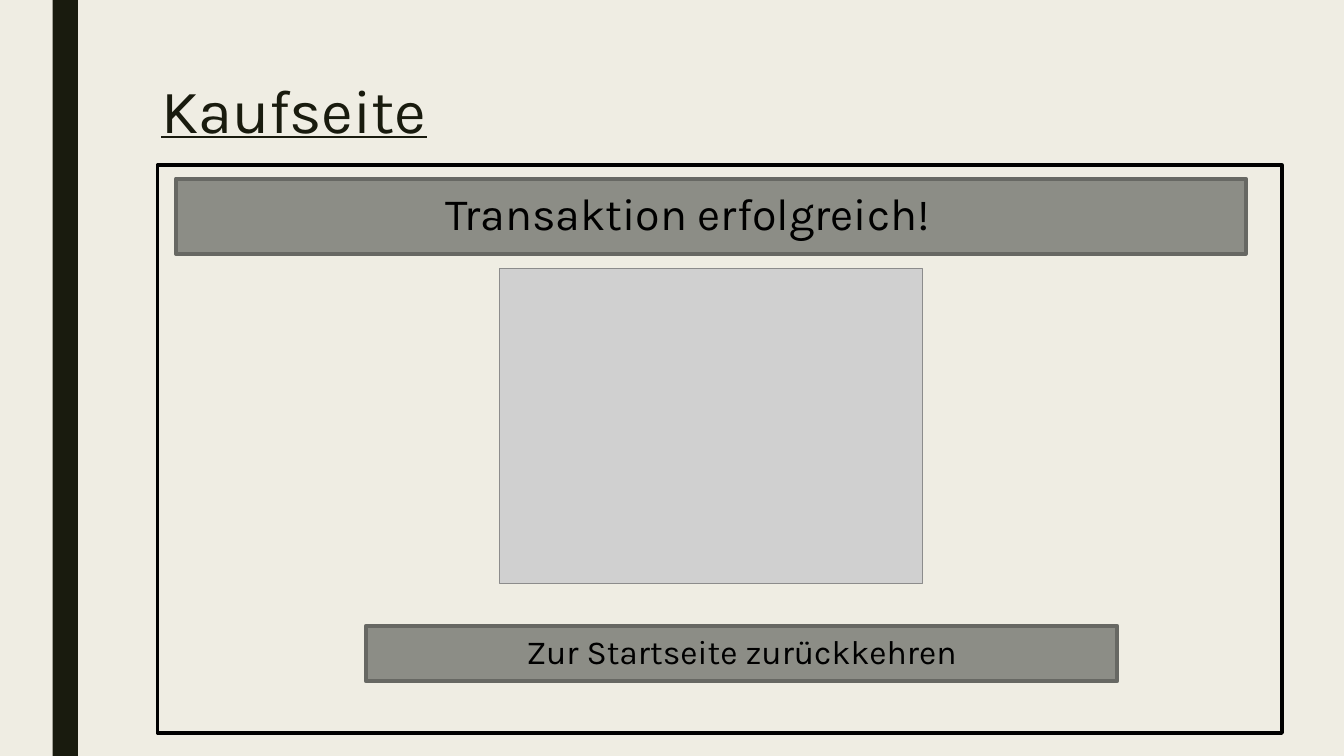
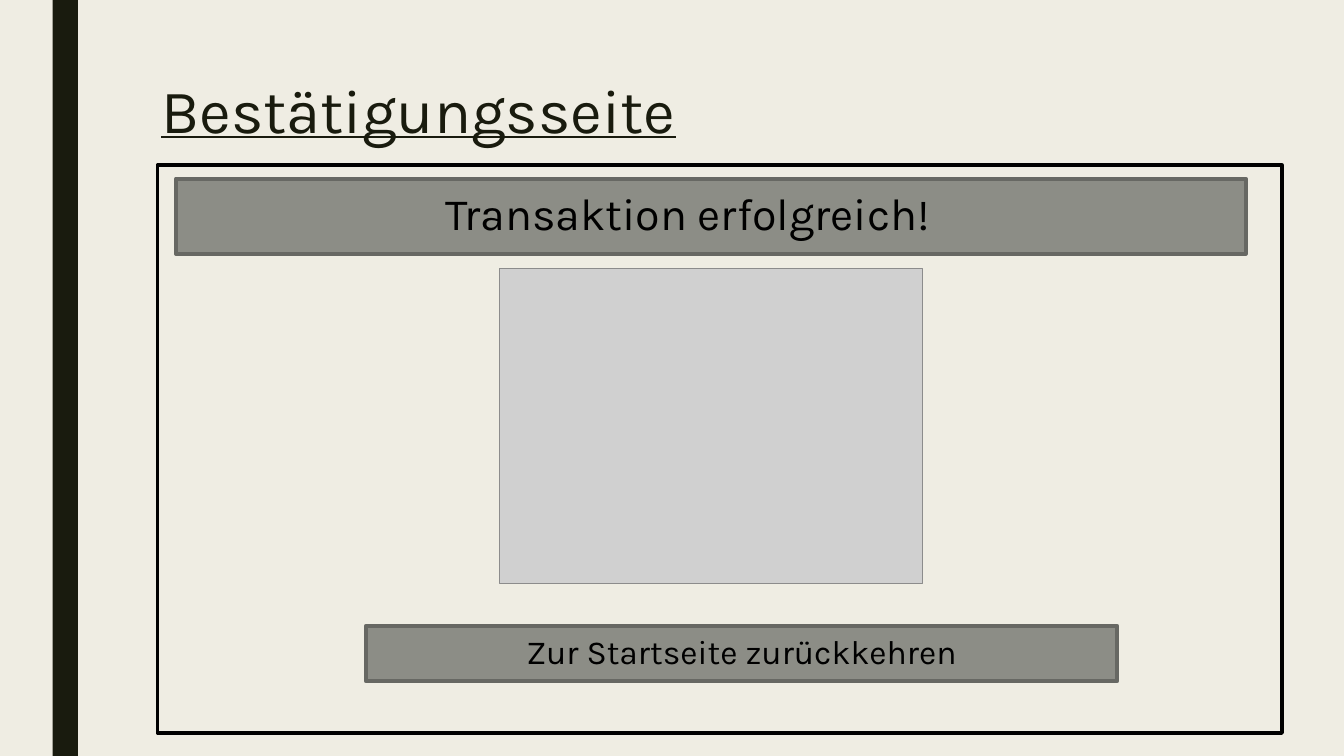
Before and after one commit to Alinabuss/Portfolio_Pruefung, a slide deck: slide 6 of Paper_Prototype.pptx. Drawn at 1344x756 pixels with LibreOffice and Linux fonts; fonts in the diff are those of the drawing; grey boxes stand for pictures. Boxes give left, top, right and bottom in pixels: in the first picture for what was removed or moved away, otherwise in the second. Text is boxed around its words. In the diff, an @@ line names an element or a change of style, - is before the commit and + after.

```diff
--- a/Paper_Prototype.pptx
+++ b/Paper_Prototype.pptx
@@ title at <box>161,90,675,148</box>: text changed @@
-Kaufseite
+Bestätigungsseite
```
Also in this commit, not shown: 3 other slides changed, 1 other file.
